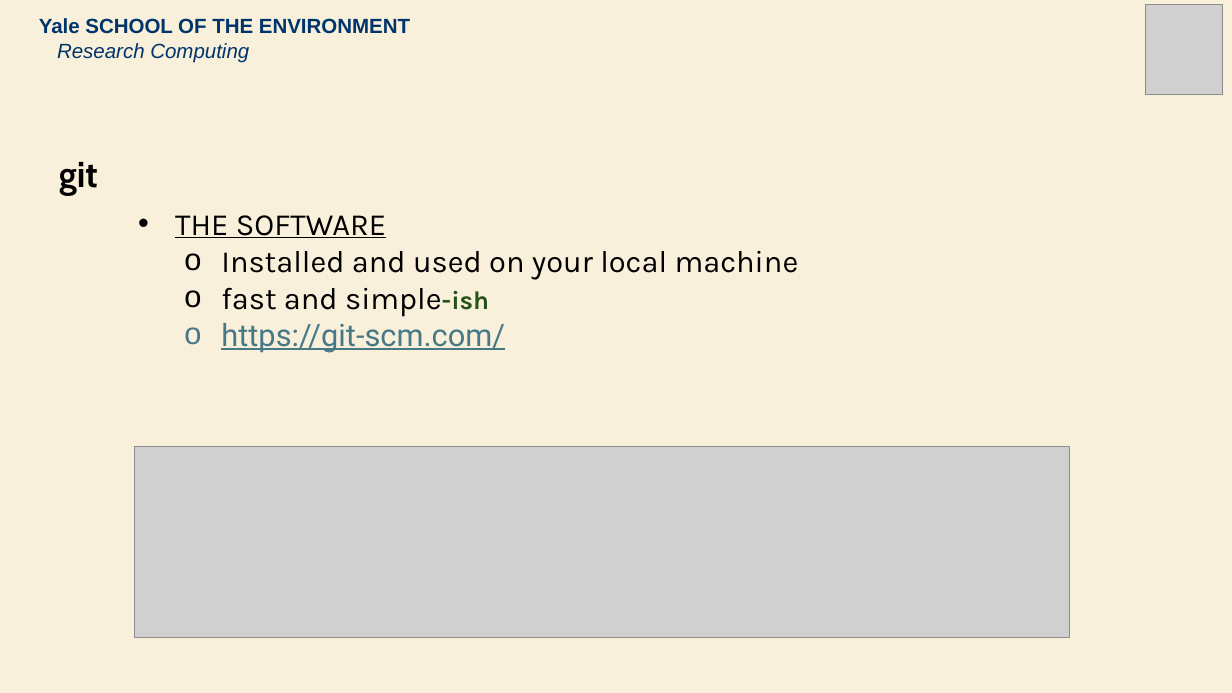
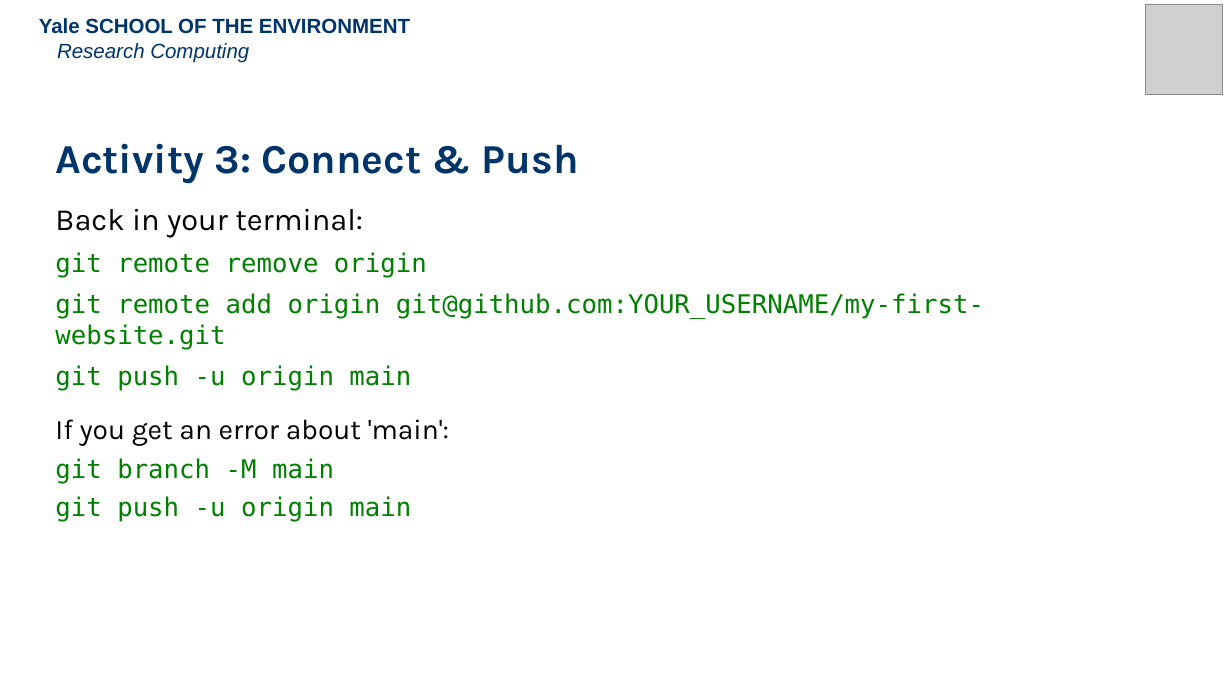
Before and after one commit to mitchellxh/git-workshop-2, a slide deck: slide 9 of 2026-Git-2.1.pptx (slide 7 before the commit). Drawn at 1232x693 pixels with LibreOffice and Linux fonts; fonts in the diff are those of the drawing; grey boxes stand for pictures. Boxes give left, top, right and bottom in pixels: in the first picture for what was removed or moved away, otherwise in the second. Text is boxed around its words. In the diff, an @@ line names an element or a change of style, - is before the commit and + after.

```diff
--- a/2026-Git-2.1.pptx
+++ b/2026-Git-2.1.pptx
@@ background #F9F0DB to #FFFFFF @@
@@ text added at bbox=[55, 143, 984, 522], 20 pt, text #008000 @@
+Activity 3: Connect & Push
+Back in your terminal:
+git remote remove origin
+git remote add origin git@github.com:YOUR_USERNAME/my-first-website.git
+git push -u origin main
+If you get an error about 'main':
+git branch -M main
+git push -u origin main
@@ text removed at bbox=[59, 162, 98, 196] @@
-git
@@ text removed at bbox=[175, 215, 799, 353] @@
-• THE SOFTWARE
-  o Installed and used on your local machine
-  o fast and simple-ish
-  o https://git-scm.com/
@@ picture removed at bbox=[135, 446, 1069, 637] @@
```
Also in this commit, not shown: 10 other slides changed, 2 slides added, 2 slides removed, 1 other file.
